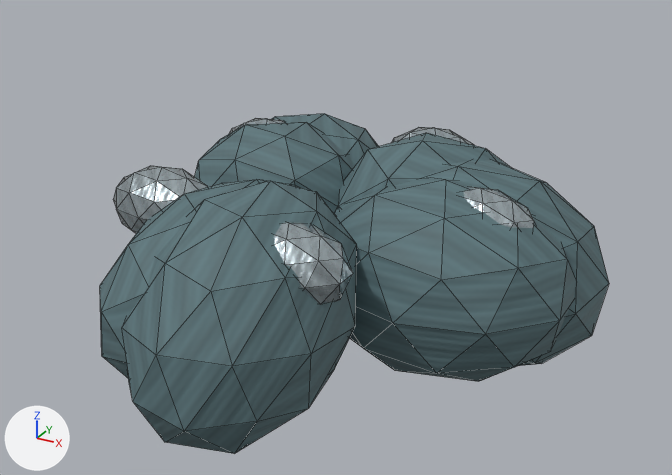
Before and after pictures for a commit that changed the glTF model assets/models/glb/underworld-resource-rimesilver.glb.
Before and after are seen from a 50 mm lens placed at (0.187, -0.331, 0.223), pointed at (0.01, -0.01, 0.062). Lighting does not change. The marker at lower left points along +X, +Y and +Z. The picture after the commit comes second. Mesh edges are drawn as thin lines. Where no turn or scale is listed for an object, it has been applied to the vertices. Vertices at exactly the same position are counted once.

The first picture shows 'ore-0', 'ore-1', 'ore-2', 'ore-3', 'ore-4', 'ore-5', 'ore-6', 'vein-0', 'vein-1', 'vein-2', 'vein-3', 'vein-4'.
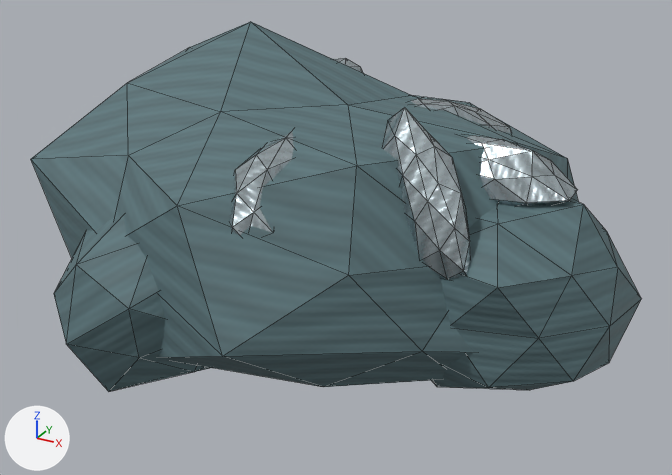
Boxes (x1, y1, x2, y2) around the edits, measured in the pictures (672 x 475 px):
'host-rock', added (cyan)
    after: (31, 21, 579, 387)
'ore-0', reshaped, moved
    before: (334, 177, 575, 382)
    after: (431, 199, 641, 390)
'ore-5', deleted (cyan)
    before: (122, 181, 357, 454)
'attached-matrix-2', added (cyan)
    after: (54, 216, 210, 392)
'embedded-vein-5', added
    after: (382, 107, 471, 280)
'ore-3', deleted (cyan)
    before: (423, 160, 609, 366)
'ore-4', deleted (cyan)
    before: (195, 122, 355, 213)
'ore-2', deleted
    before: (100, 179, 337, 378)
'ore-6', deleted (cyan)
    before: (338, 133, 510, 208)
'embedded-vein-0', added
    after: (467, 135, 578, 206)
'vein-4', deleted
    before: (274, 222, 353, 304)
'vein-3', deleted
    before: (113, 166, 208, 233)
'embedded-vein-2', added
    after: (230, 131, 294, 235)
'vein-0', deleted
    before: (464, 187, 535, 228)
'embedded-vein-3', added
    after: (411, 99, 512, 133)
'vein-1', deleted
    before: (392, 127, 474, 145)
'vein-2', deleted (mostly hidden)
    before: (229, 118, 284, 134)
'embedded-vein-6', added (mostly hidden)
    after: (334, 58, 363, 73)
'ore-1', unchanged, covered by the edit
    before: (272, 113, 379, 166)

The change, as a diff of the scene's bpy script:
```diff
--- a/assets/models/glb/underworld-resource-rimesilver.glb.py
+++ b/assets/models/glb/underworld-resource-rimesilver.glb.py
@@ me_icosphere @@
-me_icosphere.from_pydata(...)  # 42 vertices, 80 faces; spans x -0.0552..0.0552, y -0.047..0.047, z -0.043..0.043
+me_icosphere.from_pydata(...)  # 42 vertices, 80 faces; spans x -0.0591..0.0591, y -0.0478..0.0478, z -0.0426..0.0426
+# me_icosphere part 1: 42 of 42 vertices moved; they spanned x -0.0552..0.0552, y -0.047..0.047, z -0.043..0.043 and now span x -0.0591..0.0591, y -0.0478..0.0478, z -0.0426..0.0426; mean shift (0.0007, -0.0035, 0.0005)
 me_icosphere.materials.append(mat_magenheim_material_item_underworld_resource_rimesilver_secondary_rimewood)
@@ ob_ore_0 @@
 ob_ore_0 = bpy.data.objects.new('ore-0', me_icosphere)
-ob_ore_0.location = (0.055, 0.0, 0.05)
+ob_ore_0.location = (0.0752, 0.0033, 0.0518)
@@ ob_ore_2 @@
-ob_ore_2 = bpy.data.objects.new('ore-2', me_icosphere_002)
@@ ob_ore_3 @@
-ob_ore_3 = bpy.data.objects.new('ore-3', me_icosphere_003)
@@ ob_ore_4 @@
-ob_ore_4 = bpy.data.objects.new('ore-4', me_icosphere_004)
@@ ob_ore_5 @@
-ob_ore_5 = bpy.data.objects.new('ore-5', me_icosphere_005)
@@ ob_ore_6 @@
-ob_ore_6 = bpy.data.objects.new('ore-6', me_icosphere_006)
@@ ob_vein_0 @@
-ob_vein_0 = bpy.data.objects.new('vein-0', me_icosphere_007)
@@ ob_vein_1 @@
-ob_vein_1 = bpy.data.objects.new('vein-1', me_icosphere_008)
@@ ob_vein_2 @@
-ob_vein_2 = bpy.data.objects.new('vein-2', me_icosphere_009)
@@ ob_vein_3 @@
-ob_vein_3 = bpy.data.objects.new('vein-3', me_icosphere_010)
@@ ob_vein_4 @@
-ob_vein_4 = bpy.data.objects.new('vein-4', me_icosphere_011)
@@ ob_embedded_vein_6 @@
+ob_embedded_vein_6 = bpy.data.objects.new('embedded-vein-6', me_icosphere_010_1)  # 42 vertices, 80 faces; spans x -0.0133..0.0142, y -0.0223..0.0209, z -0.0331..0.0303
+ob_embedded_vein_6.location = (-0.0181, 0.0521, 0.0957)
@@ ob_embedded_vein_5 @@
+ob_embedded_vein_5 = bpy.data.objects.new('embedded-vein-5', me_icosphere_009_1)  # 42 vertices, 80 faces; spans x -0.0213..0.0236, y -0.0168..0.0194, z -0.025..0.0336
+ob_embedded_vein_5.location = (0.0588, -0.029, 0.0937)
@@ ob_embedded_vein_3 @@
+ob_embedded_vein_3 = bpy.data.objects.new('embedded-vein-3', me_icosphere_007_1)  # 42 vertices, 80 faces; spans x -0.0205..0.0232, y -0.0274..0.0262, z -0.0216..0.0182
+ob_embedded_vein_3.location = (0.0414, 0.041, 0.0972)
@@ ob_embedded_vein_2 @@
+ob_embedded_vein_2 = bpy.data.objects.new('embedded-vein-2', me_icosphere_006_1)  # 42 vertices, 80 faces; spans x -0.0117..0.014, y -0.031..0.033, z -0.0197..0.018
+ob_embedded_vein_2.location = (0.0055, -0.0508, 0.0978)
@@ ob_embedded_vein_0 @@
+ob_embedded_vein_0 = bpy.data.objects.new('embedded-vein-0', me_icosphere_004_1)  # 42 vertices, 80 faces; spans x -0.036..0.036, y -0.0136..0.0135, z -0.0161..0.0171
+ob_embedded_vein_0.location = (0.0711, -0.0006, 0.0956)
@@ ob_attached_matrix_2 @@
+ob_attached_matrix_2 = bpy.data.objects.new('attached-matrix-2', me_icosphere_003_1)  # 42 vertices, 80 faces; spans x -0.0552..0.0514, y -0.0609..0.0614, z -0.044..0.0509
+ob_attached_matrix_2.location = (-0.0357, -0.0461, 0.0515)
@@ ob_host_rock @@
+ob_host_rock = bpy.data.objects.new('host-rock', me_icosphere_1)  # 42 vertices, 80 faces; spans x -0.12..0.126, y -0.094..0.102, z -0.063..0.077
+ob_host_rock.location = (0.0005, -0.0092, 0.0671)
```
